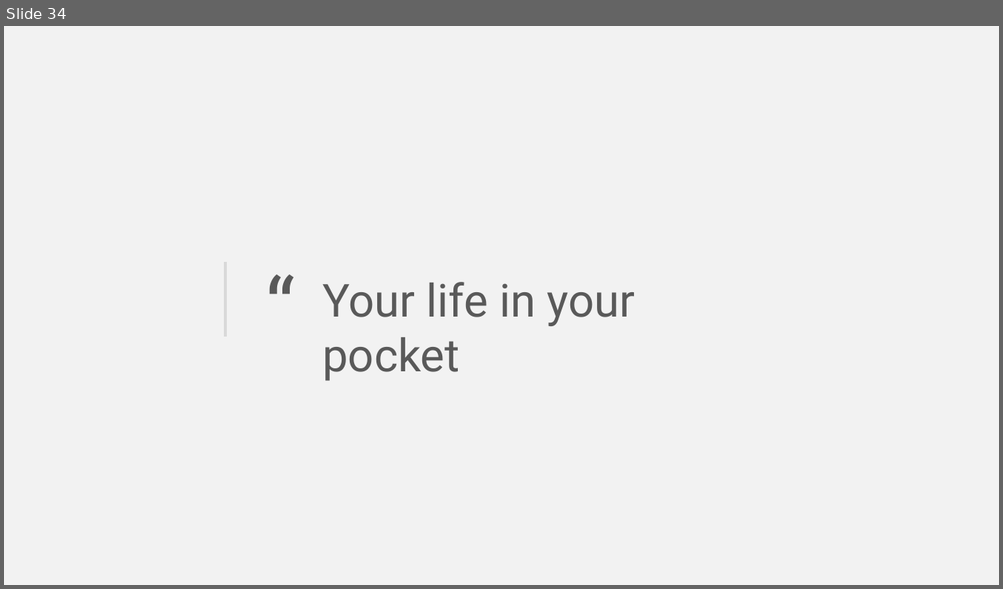
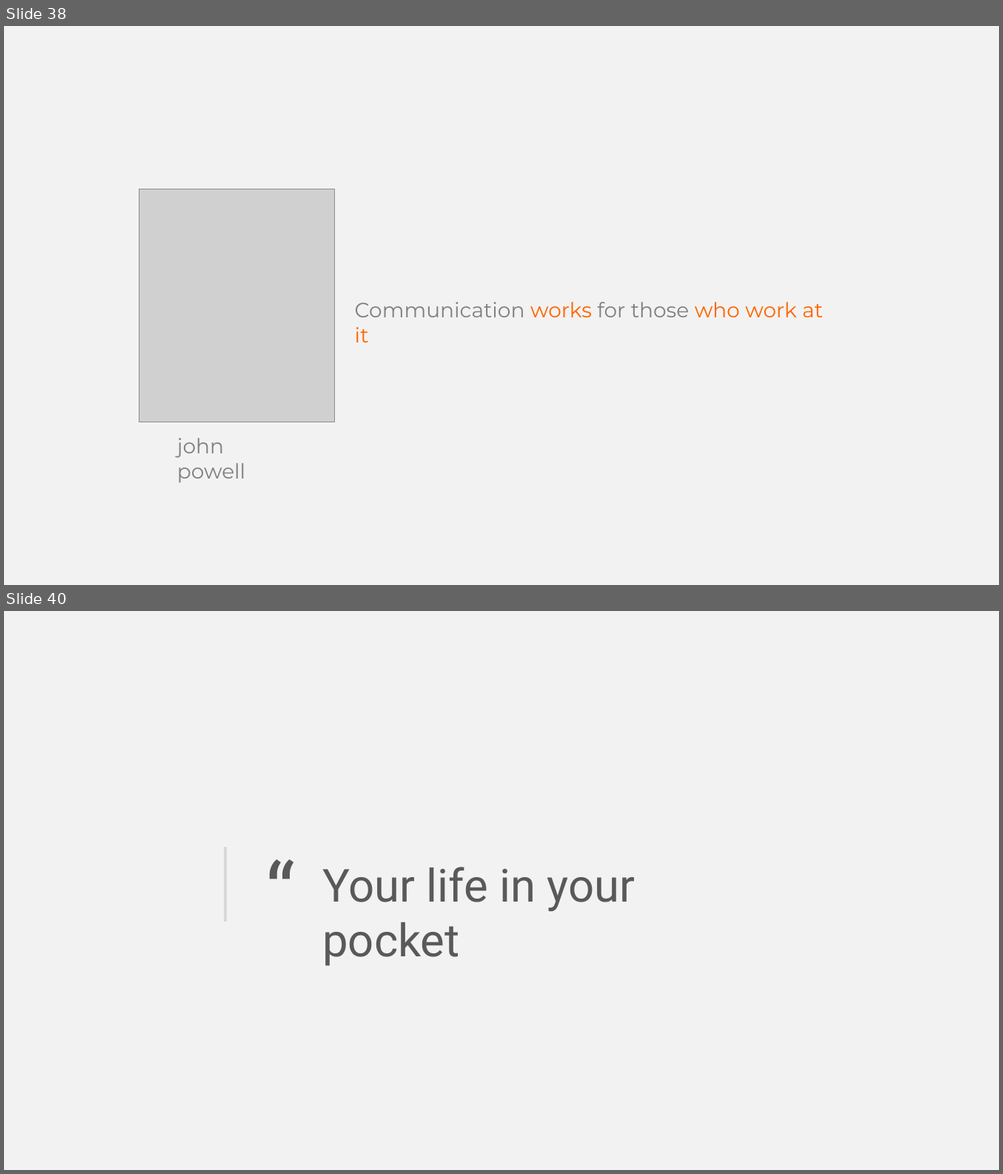
Before and after one commit to bharatmane/presentations, a slide deck: The Art of Presentation/The Art of Presentation.pptx. Shown one above the other, each under a label of ours: slide 34 before the commit, slides 38 and 40 after it; the slides between them are not shown. The pictures are 1003x589 and 1003x1174 pixels, drawn with LibreOffice and Linux fonts; fonts in the diff are those of the drawing; grey boxes stand for pictures. Boxes give left, top, right and bottom in pixels: in the first picture for what was removed or moved away, otherwise in the second. Text is boxed around its words. In the diff, an @@ line names an element or a change of style, - is before the commit and + after.

```diff
--- a/The Art of Presentation/The Art of Presentation.pptx
+++ b/The Art of Presentation/The Art of Presentation.pptx
@@ slide 38 added at (x1=4, y1=26, x2=999, y2=585), background #F2F2F2 @@
@@ picture added at (x1=139, y1=190, x2=335, y2=423) @@
@@ text added at (x1=355, y1=302, x2=822, y2=343), 20 pt, text #808080 @@
+Communication works for those who work at it
@@ text added at (x1=177, y1=438, x2=245, y2=483), 20 pt, text #808080 @@
+john powell
@@ what was slide 34 is now slide 40 @@
```
Also in this commit, not shown: 7 slides changed, 6 other slides added.
